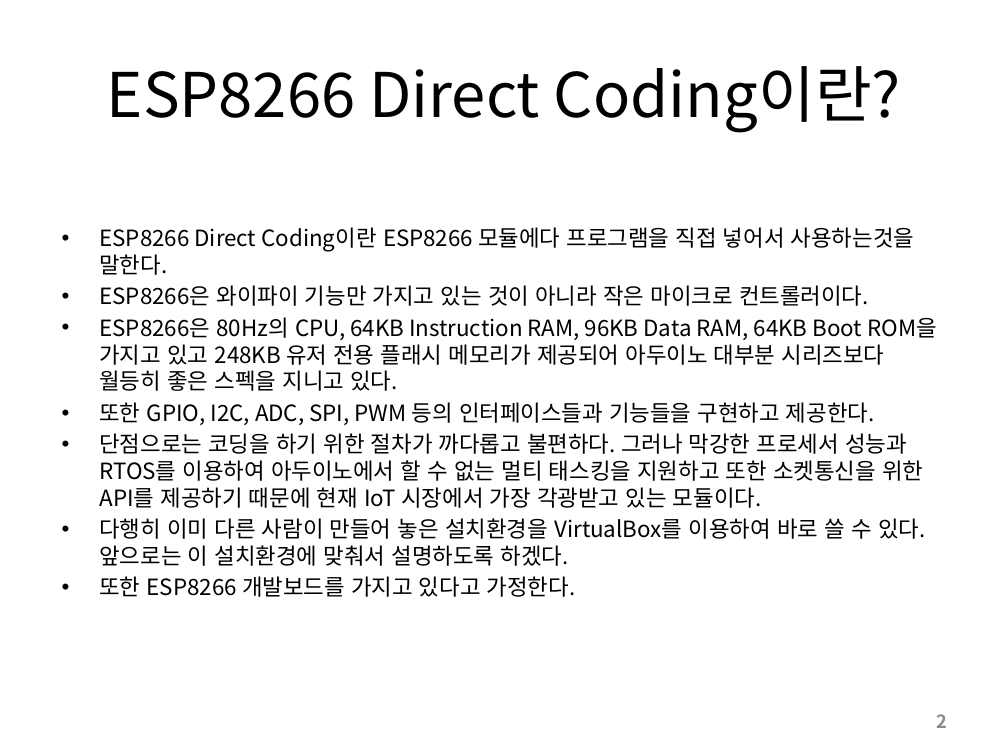
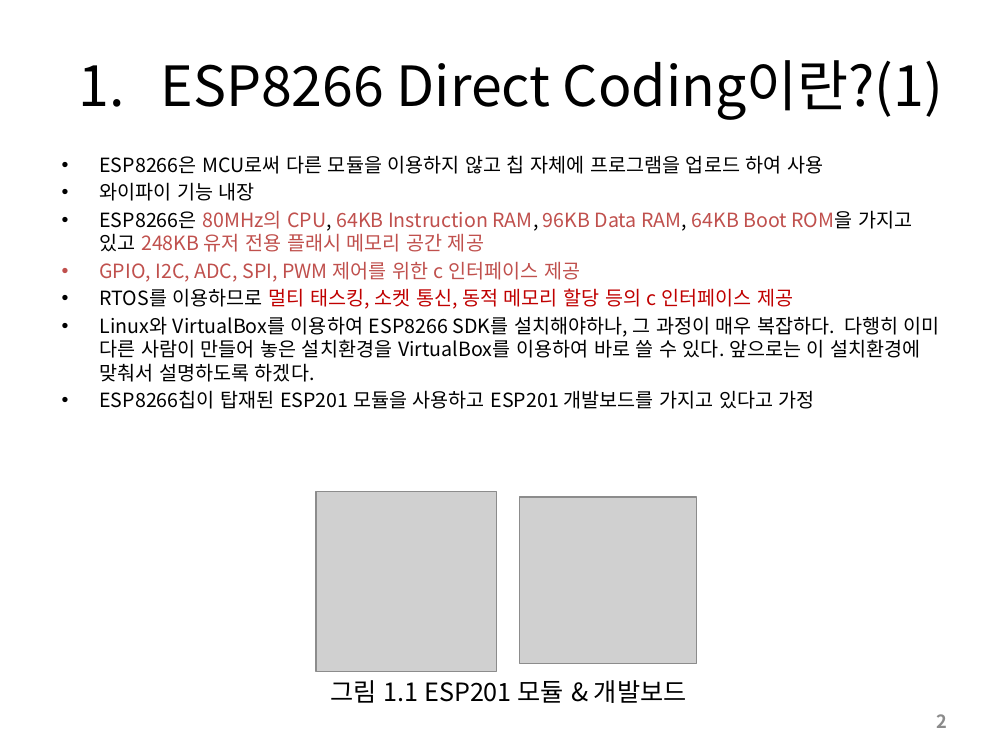
Before and after one commit to SleeperKKY/ESP8266, a slide deck: slide 2 of ESP8266 Direct Coding.pptx. Drawn at 1008x756 pixels with LibreOffice and Linux fonts; fonts in the diff are those of the drawing; grey boxes stand for pictures. Boxes give left, top, right and bottom in pixels: in the first picture for what was removed or moved away, otherwise in the second. Text is boxed around its words. In the diff, an @@ line names an element or a change of style, - is before the commit and + after.

```diff
--- a/ESP8266 Direct Coding.pptx
+++ b/ESP8266 Direct Coding.pptx
@@ title at box(160, 60, 943, 120): text changed; size 44 to 39.6 pt @@
-ESP8266 Direct Coding이란?
+1. ESP8266 Direct Coding이란?(1)
@@ text at box(99, 155, 940, 409): text changed; size 16 to 14 pt @@
-• ESP8266 Direct Coding이란 ESP8266 모듈에다 프로그램을 직접 넣어서 사용하는것을 말한다.
-• ESP8266은 와이파이 기능만 가지고 있는 것이 아니라 작은 마이크로 컨트롤러이다.
-• ESP8266은 80Hz의 CPU, 64KB Instruction RAM, 96KB Data RAM, 64KB Boot ROM을 가지고 있고 248KB 유저 전용 플래시 메모리가 제공되어 아두이노 대부분 시리즈보다 월등히 좋은 스펙을 지니고 있다.
-• 또한 GPIO, I2C, ADC, SPI, PWM 등의 인터페이스들과 기능들을 구현하고 제공한다.
-• 단점으로는 코딩을 하기 위한 절차가 까다롭고 불편하다. 그러나 막강한 프로세서 성능과 RTOS를 이용하여 아두이노에서 할 수 없는 멀티 태스킹을 지원하고 또한 소켓통신을 위한 API를 제공하기 때문에 현재 IoT 시장에서 가장 각광받고 있는 모듈이다.
-• 다행히 이미 다른 사람이 만들어 놓은 설치환경을 VirtualBox를 이용하여 바로 쓸 수 있다. 앞으로는 이 설치환경에 맞춰서 설명하도록 하겠다.
-• 또한 ESP8266 개발보드를 가지고 있다고 가정한다.
+• ESP8266은 MCU로써 다른 모듈을 이용하지 않고 칩 자체에 프로그램을 업로드 하여 사용
+• 와이파이 기능 내장
+• ESP8266은 80MHz의 CPU, 64KB Instruction RAM, 96KB Data RAM, 64KB Boot ROM을 가지고 있고 248KB 유저 전용 플래시 메모리 공간 제공
+• GPIO, I2C, ADC, SPI, PWM 제어를 위한 c 인터페이스 제공
+• RTOS를 이용하므로 멀티 태스킹, 소켓 통신, 동적 메모리 할당 등의 c 인터페이스 제공
+• Linux와 VirtualBox를 이용하여 ESP8266 SDK를 설치해야하나, 그 과정이 매우 복잡하다. 다행히 이미 다른 사람이 만들어 놓은 설치환경을 VirtualBox를 이용하여 바로 쓸 수 있다. 앞으로는 이 설치환경에 맞춰서 설명하도록 하겠다.
+• ESP8266칩이 탑재된 ESP201 모듈을 사용하고 ESP201 개발보드를 가지고 있다고 가정
@@ picture added at box(316, 492, 496, 672) @@
@@ picture added at box(520, 497, 698, 663) @@
@@ text added at box(330, 680, 687, 703), 18 pt, text #000000 @@
+그림 1.1 ESP201 모듈 & 개발보드
```
Also in this commit, not shown: 16 other slides changed, 4 slides added, 1 other file.
